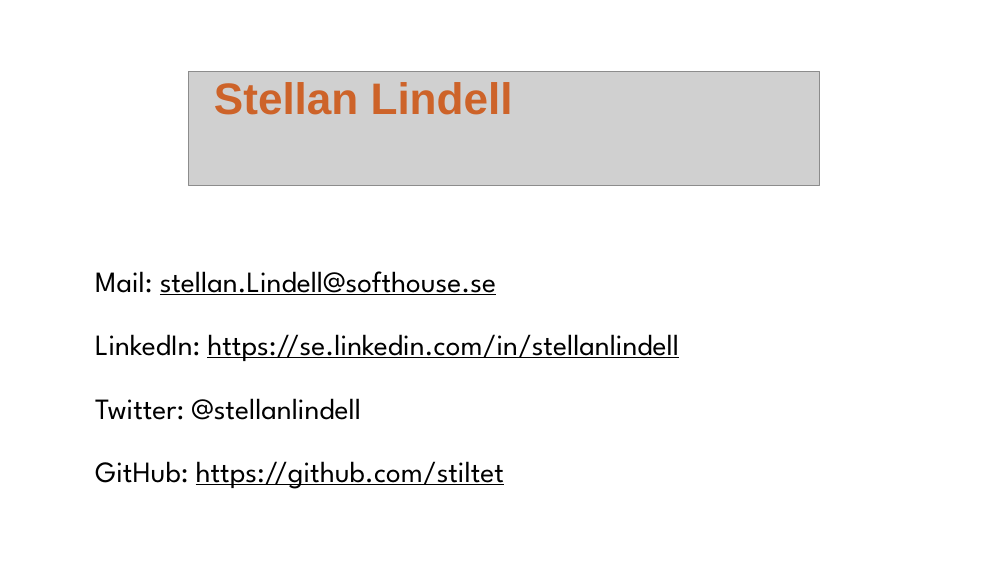
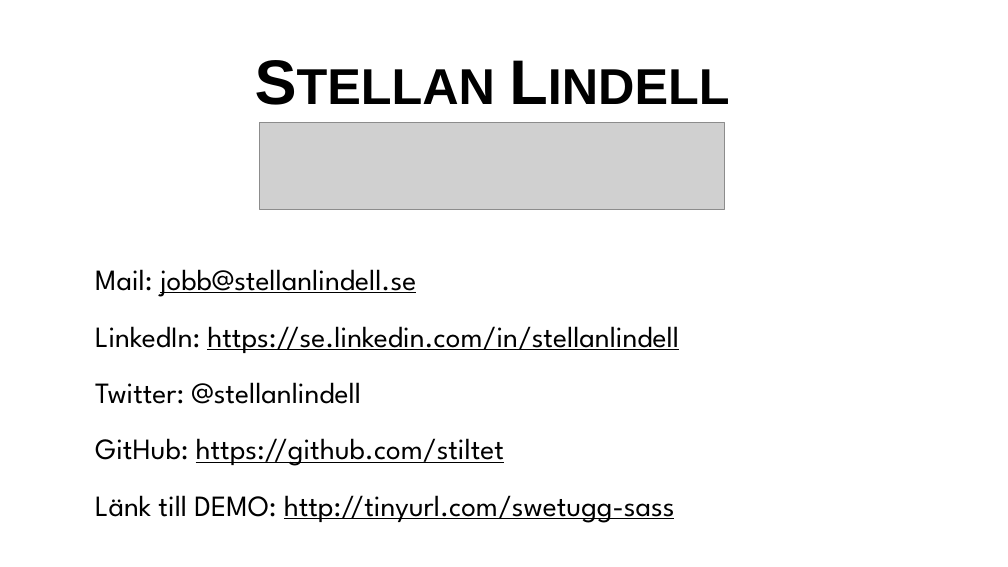
Before and after one commit to stiltet/SASS-Code-Example-Demo, a slide deck: slide 13 of Presentation.pptx. Drawn at 1008x567 pixels with LibreOffice and Linux fonts; fonts in the diff are those of the drawing; grey boxes stand for pictures. Boxes give left, top, right and bottom in pixels: in the first picture for what was removed or moved away, otherwise in the second. Text is boxed around its words. In the diff, an @@ line names an element or a change of style, - is before the commit and + after.

```diff
--- a/Presentation.pptx
+++ b/Presentation.pptx
@@ text "Stellan Lindell": place and size @@
-text "Stellan Lindell" at [214, 82, 513, 115]
+text "Stellan Lindell" at [240, 54, 745, 123]
@@ text "Stellan Lindell" at [240, 54, 745, 123]: size 42 to 60 pt, text colour #CD6329 to #000000, small capitals on @@
@@ picture removed at [188, 71, 820, 185] @@
@@ picture added at [259, 123, 725, 209] @@
@@ text at [95, 269, 416, 297]: text changed @@
-Mail: stellan.Lindell@softhouse.se
+Mail: jobb@stellanlindell.se
@@ text at [95, 326, 679, 466]: line spacing 0.9 to 0.8 @@
@@ text at [95, 495, 675, 523]: paragraph added @@
+Länk till DEMO: http://tinyurl.com/swetugg-sass
```
Also in this commit, not shown: 5 other slides changed, 1 other file.
